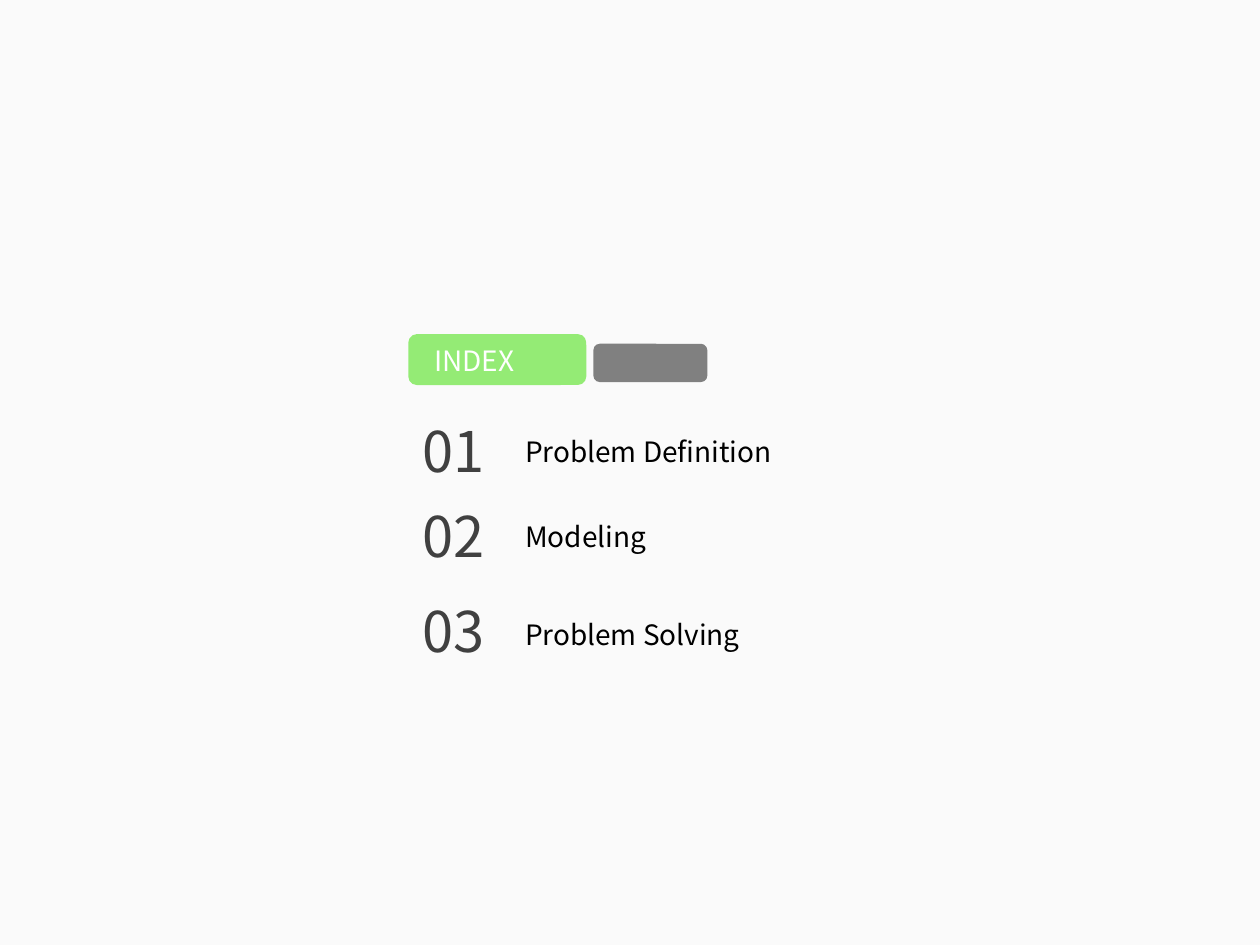
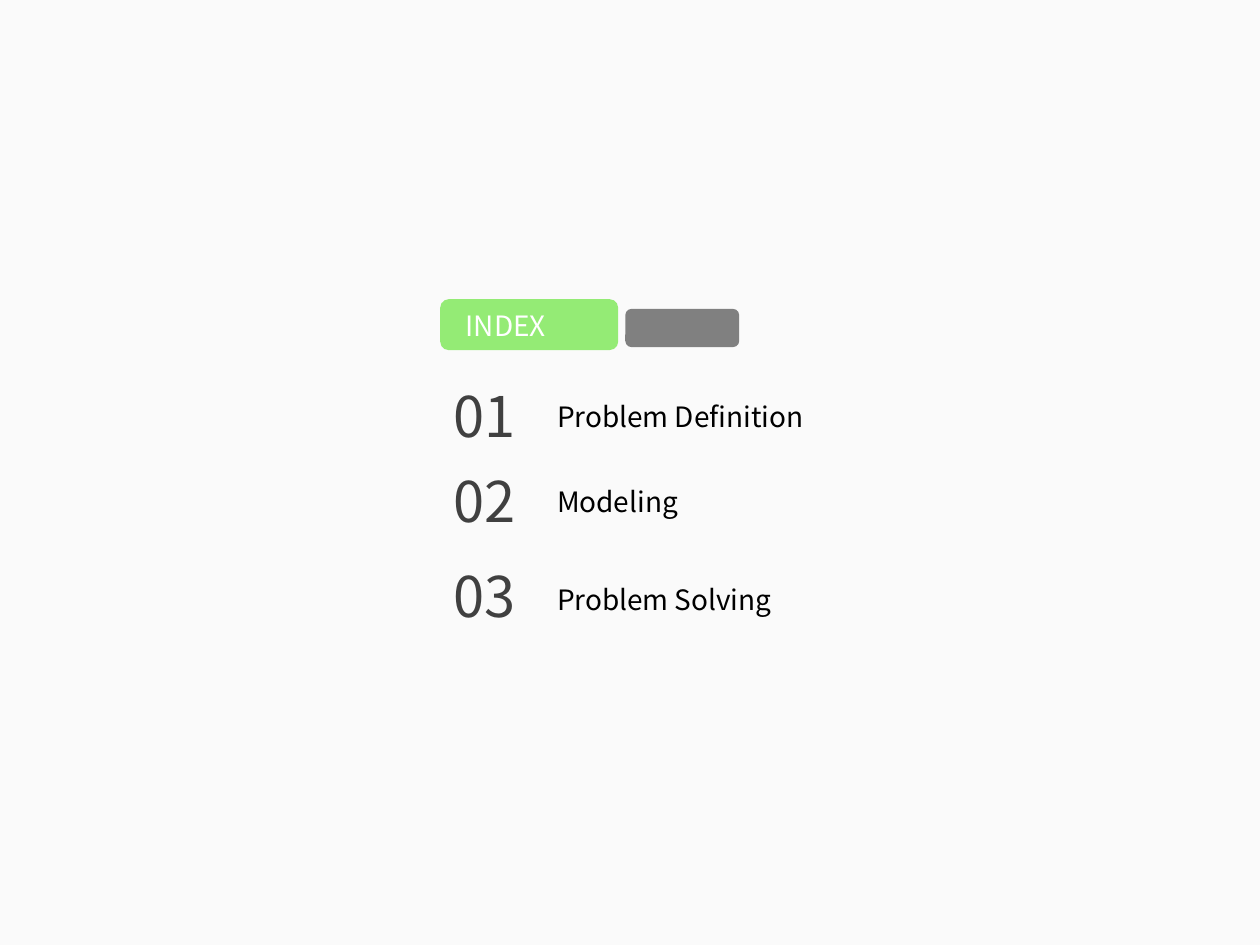
Before and after one commit to HyunjunJoo/DataStructure, a slide deck: slide 2 of 20131409_주현준_ProblemSolving.pptx. Drawn at 1260x945 pixels with LibreOffice and Linux fonts; fonts in the diff are those of the drawing. Boxes give left, top, right and bottom in pixels: in the first picture for what was removed or moved away, otherwise in the second. Text is boxed around its words. In the diff, an @@ line names an element or a change of style, - is before the commit and + after.

```diff
--- a/20131409_주현준_ProblemSolving.pptx
+++ b/20131409_주현준_ProblemSolving.pptx
@@ 6 texts, 2 rounded rectangles, 1 rectangle: place and size @@
-6 texts, 2 rounded rectangles, 1 rectangle at box(408, 334, 771, 653)
+6 texts, 2 rounded rectangles, 1 rectangle at box(440, 299, 803, 618)
```
Also in this commit, not shown: 2 other slides changed, 1 slide added.
